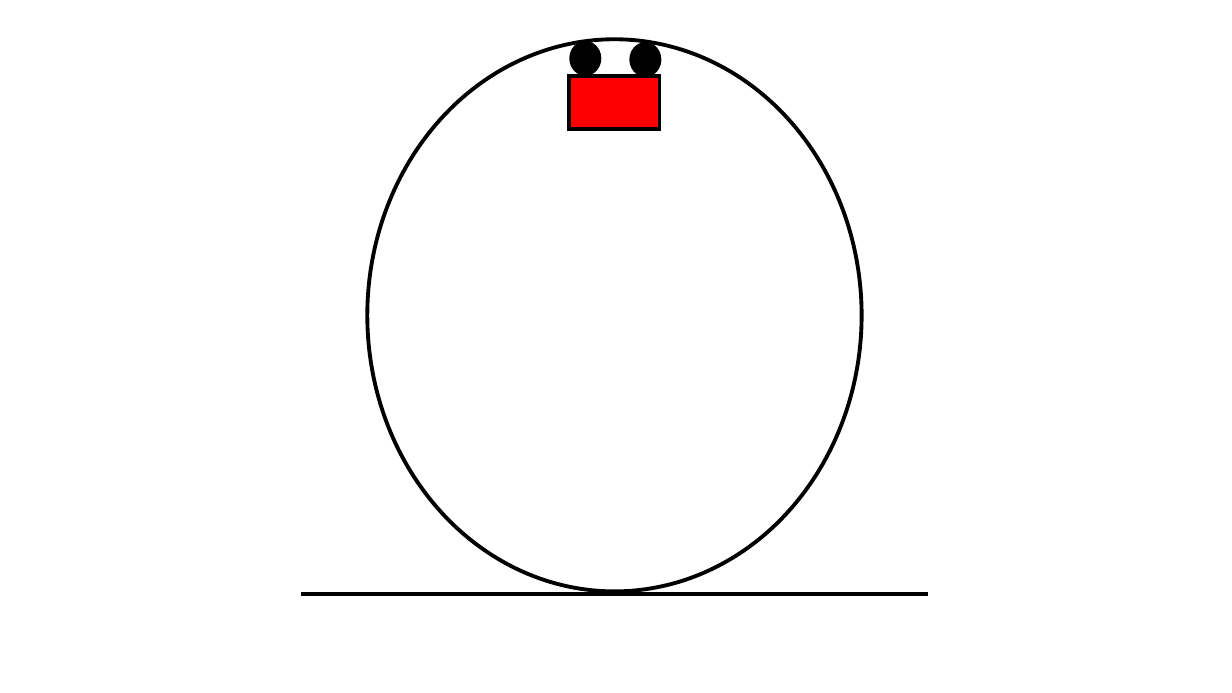
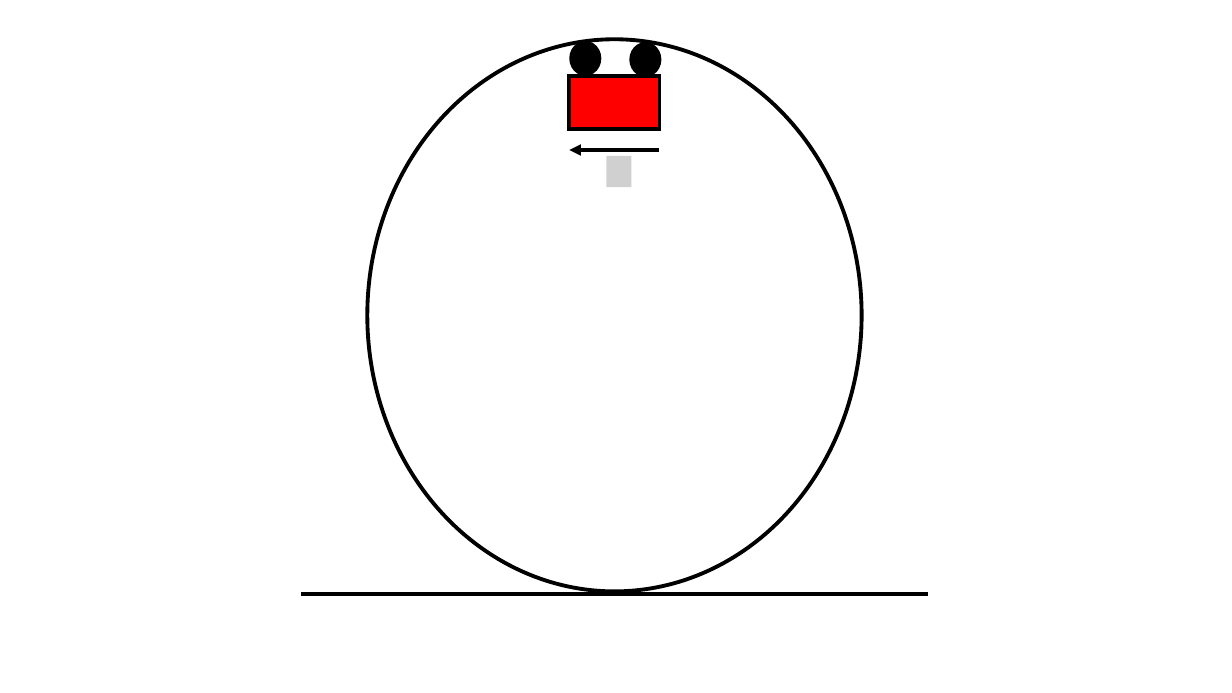
Before and after one commit to OSTP/PhysicsArtofModelling, a slide deck: slide 10 of tex/figures/ApplyingNewtonsLaws/Figures.pptx. Drawn at 1232x693 pixels with LibreOffice and Linux fonts; fonts in the diff are those of the drawing; grey boxes stand for pictures. Boxes give left, top, right and bottom in pixels: in the first picture for what was removed or moved away, otherwise in the second. Text is boxed around its words. In the diff, an @@ line names an element or a change of style, - is before the commit and + after.

```diff
--- a/tex/figures/ApplyingNewtonsLaws/Figures.pptx
+++ b/tex/figures/ApplyingNewtonsLaws/Figures.pptx
@@ arrow added from (660, 150) to (569, 150), #000000 3 pt @@
@@ picture added at (606, 156, 631, 188) @@
```
Also in this commit, not shown: 3 slides added, 3 other files.
